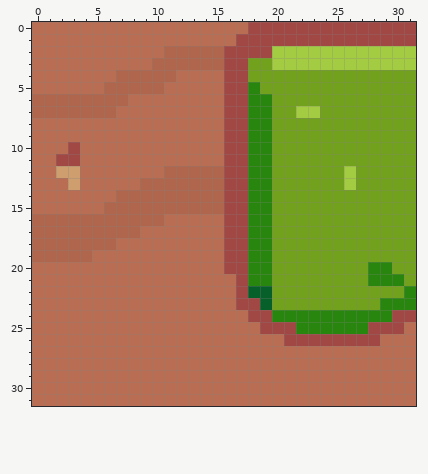
Pixel-art sprite -- res/images/Tileset/OtherThing.png. This is how it looked before the edit.
The file is 32x32 pixels.
Once edited:
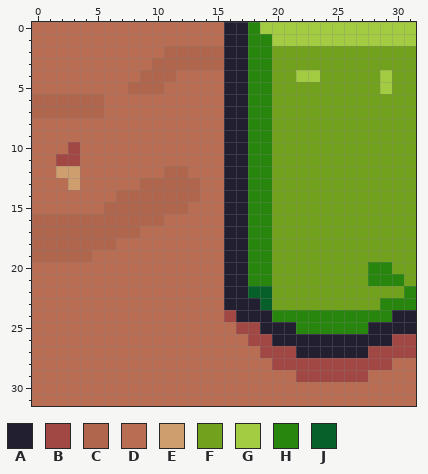
Palette (. is transparent): A #211f30  B #a14744  C #b0664d  D #b96e54  E #cf9e6e  F #72a11d  G #a4cc42  H #28860f  J #076029
Edits made:
Colour B gives way to colour A in row 1 at x 17; in rows 2 to 20 at x 16 to 17; in rows 21 to 22 at x 17; in row 23 at x 17 to 18; in row 24 at x 18 to 19 and 30 to 31; in row 25 at x 19 to 21 and 28 to 30.
Colour B gives way to colour A in row 26 at x 21 to 28.
Colour D gives way to colour A in row 0 at x 16 to 17; in row 1 at x 16; in rows 21 to 23 at x 16; in row 24 at x 17; in row 25 at x 31; in row 26 at x 20 and 29.
Colour D gives way to colour A in row 27 at x 22 to 27.
Colour D gives way to colour B in row 24 at x 16; in row 25 at x 17 to 18; in row 26 at x 18 to 19 and 30 to 31; in row 27 at x 19 to 21 and 28 to 31; in row 28 at x 20 to 29; in row 29 at x 22 to 27.
Colour C gives way to colour D in row 4 at x 7 to 8; in rows 5 to 6 at x 6 to 7; in row 7 at x 6; in row 12 at x 13 to 15; in rows 13 to 14 at x 14 to 15; in row 15 at x 13 to 15.
Colour G gives way to colour F in rows 2 to 3 at x 20 to 31; in row 7 at x 22 to 23; in rows 12 to 13 at x 26.
Colour B gives way to colour G in row 0 at x 19 to 31; in row 1 at x 20 to 31.
Colour F gives way to colour G in row 4 at x 22 to 23 and 29; in row 5 at x 29.
Colour B gives way to colour H in row 0 at x 18; in rows 1 to 2 at x 18 to 19.
Colour F gives way to colour H in rows 3 to 4 at x 18 to 19; in row 5 at x 19.
Changed places in both pictures, as pixel boxes (x1, y1, x2, y2):
changed: (188, 22, 416, 382)
changed: (104, 70, 140, 118)
